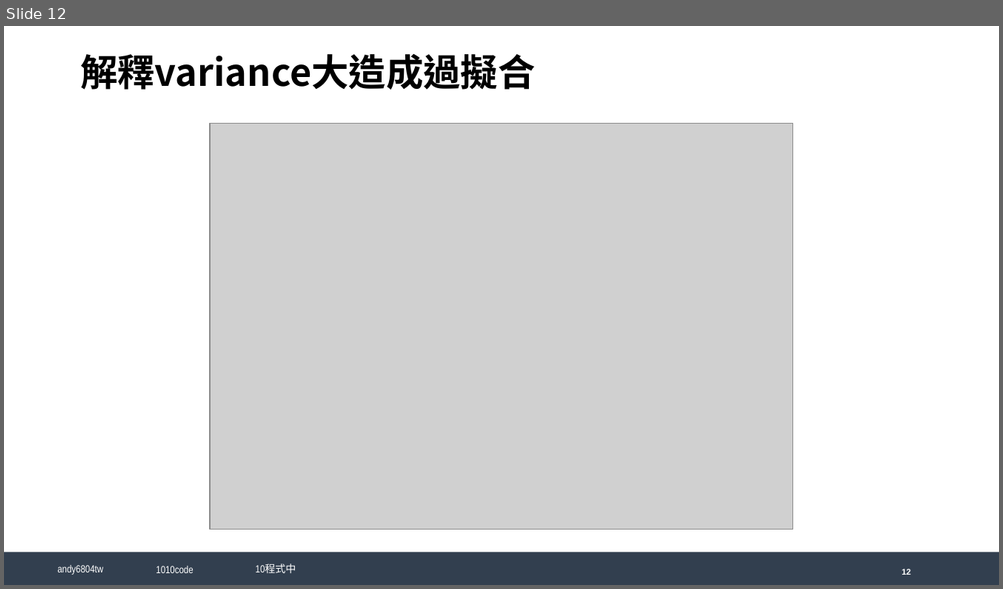
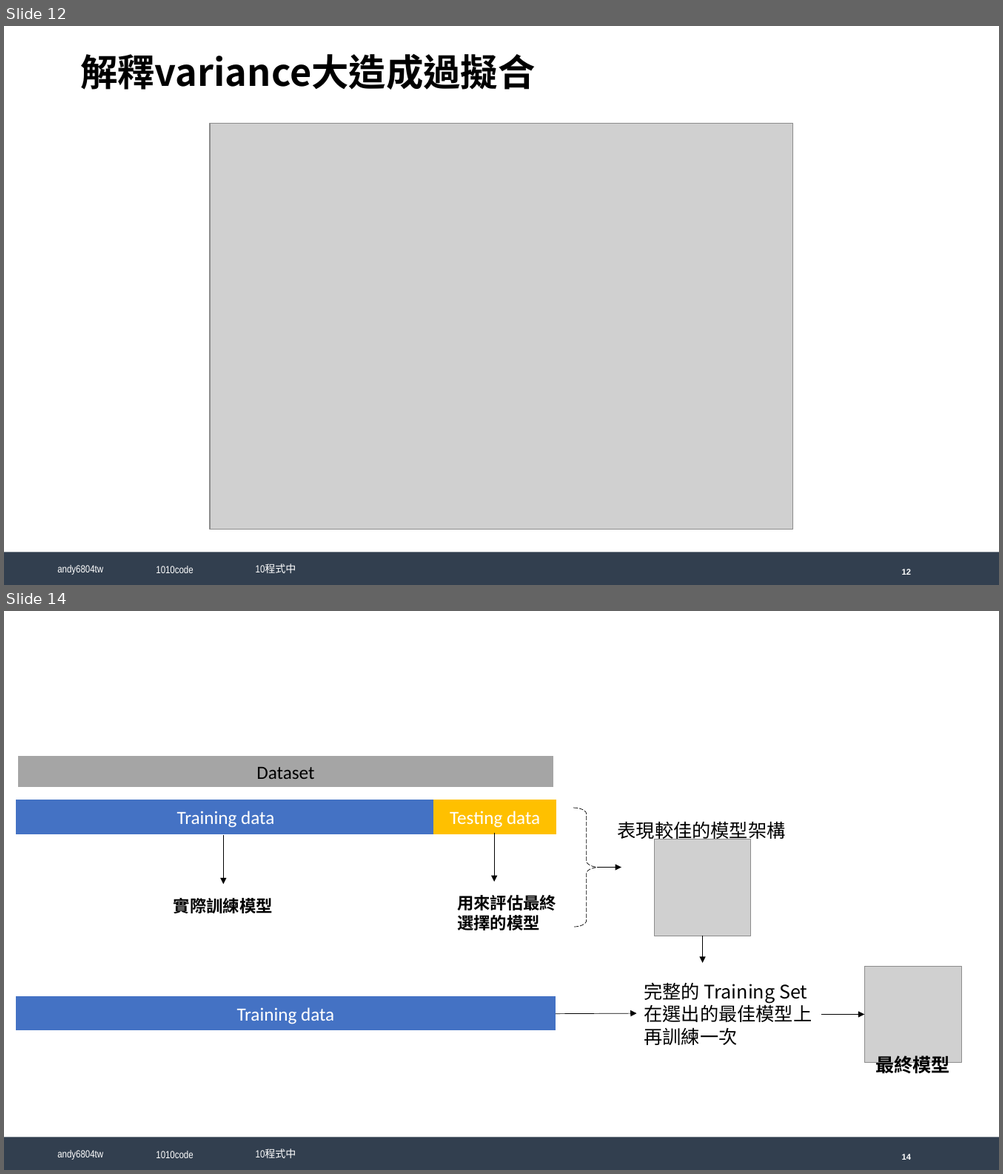
Before and after one commit to andy6804tw/crazyai-dl, a slide deck: docs/material/Deep Learning.pptx. Shown one above the other, each under a label of ours: slide 12 before the commit, slides 12 and 14 after it; the slides between them are not shown. The pictures are 1003x589 and 1003x1174 pixels, drawn with LibreOffice and Linux fonts; fonts in the diff are those of the drawing; grey boxes stand for pictures; background and template pictures are left out. Boxes give left, top, right and bottom in pixels: in the first picture for what was removed or moved away, otherwise in the second. Text is boxed around its words. In the diff, an @@ line names an element or a change of style, - is before the commit and + after.

```diff
--- a/docs/material/Deep Learning.pptx
+++ b/docs/material/Deep Learning.pptx
@@ slide 14 added at bbox=[4, 611, 999, 1170], background #FFFFFF; not listed: 5 template elements that a slide beside it also shows @@
@@ rectangle added at bbox=[17, 756, 554, 788], fill #A5A5A5, outline #FFFFFF 1.5 pt, 18 pt, text #000000 @@
+Dataset
@@ rectangle added at bbox=[17, 801, 435, 833], fill #4472C4, outline #4472C4 2 pt, 18 pt, text #FFFFFF @@
+Training data
@@ rectangle added at bbox=[435, 801, 555, 833], fill #FFC000, outline #FFC000 2 pt, 18 pt, text #FFFFFF @@
+Testing data
@@ left brace added at bbox=[573, 808, 600, 927], outline #000000 0.5 pt dashed @@
@@ text added at bbox=[617, 821, 785, 842], 18 pt, text #000000 @@
+表現較佳的模型架構
@@ arrow added from (223, 835) to (223, 884), #000000 0.5 pt @@
@@ arrow added from (494, 833) to (494, 882), #000000 0.5 pt @@
@@ picture added at bbox=[654, 840, 751, 937] @@
@@ arrow added from (600, 868) to (621, 868), #000000 0.5 pt @@
@@ text added at bbox=[173, 895, 273, 916], 16 pt, text #000000, bold @@
+實際訓練模型
@@ text added at bbox=[457, 895, 556, 934], 16 pt, text #000000, bold @@
+用來評估最終
+選擇的模型
@@ arrow added from (703, 937) to (703, 963), #000000 0.5 pt @@
@@ text added at bbox=[643, 982, 811, 1045], 18 pt, text #000000 @@
+完整的 Training Set 在選出的最佳模型上再訓練一次
@@ picture added at bbox=[865, 966, 962, 1063] @@
@@ rectangle added at bbox=[17, 997, 554, 1030], fill #4472C4, outline #4472C4 2 pt, 18 pt, text #FFFFFF @@
+Training data
@@ arrow added from (555, 1014) to (637, 1014), #000000 0.5 pt @@
@@ arrow added from (822, 1014) to (865, 1014), #000000 0.5 pt @@
@@ text added at bbox=[875, 1056, 950, 1076], 18 pt, text #000000, bold @@
+最終模型
```
Also in this commit, not shown: 2 other slides added, 7 other files.
